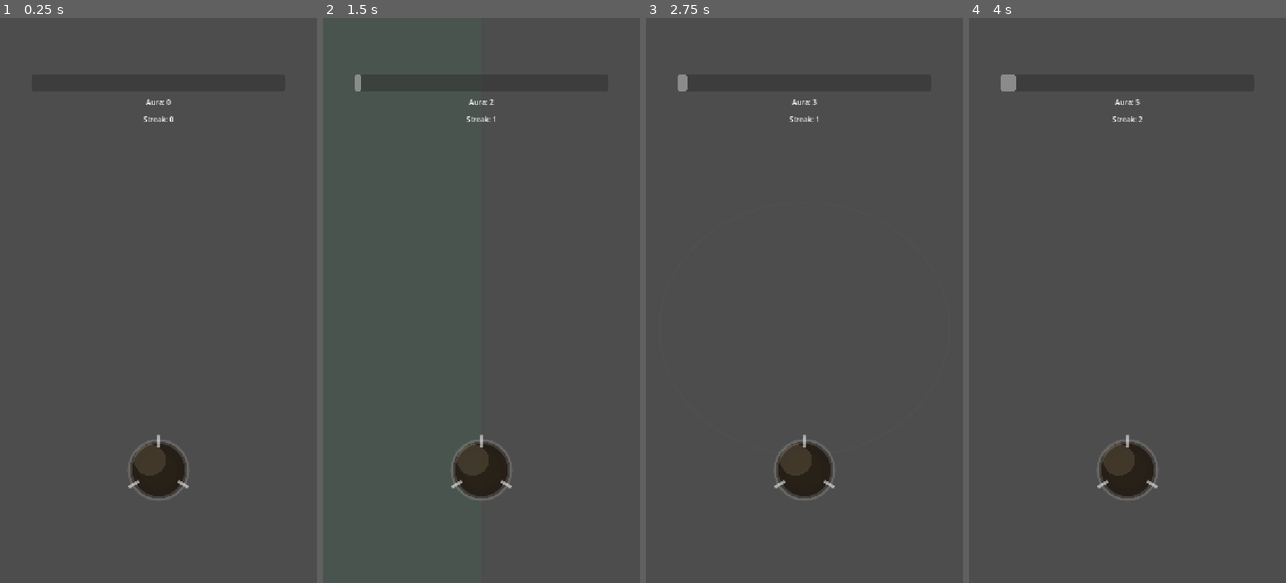
Above: before the commit, frames 1-4 (left to right).
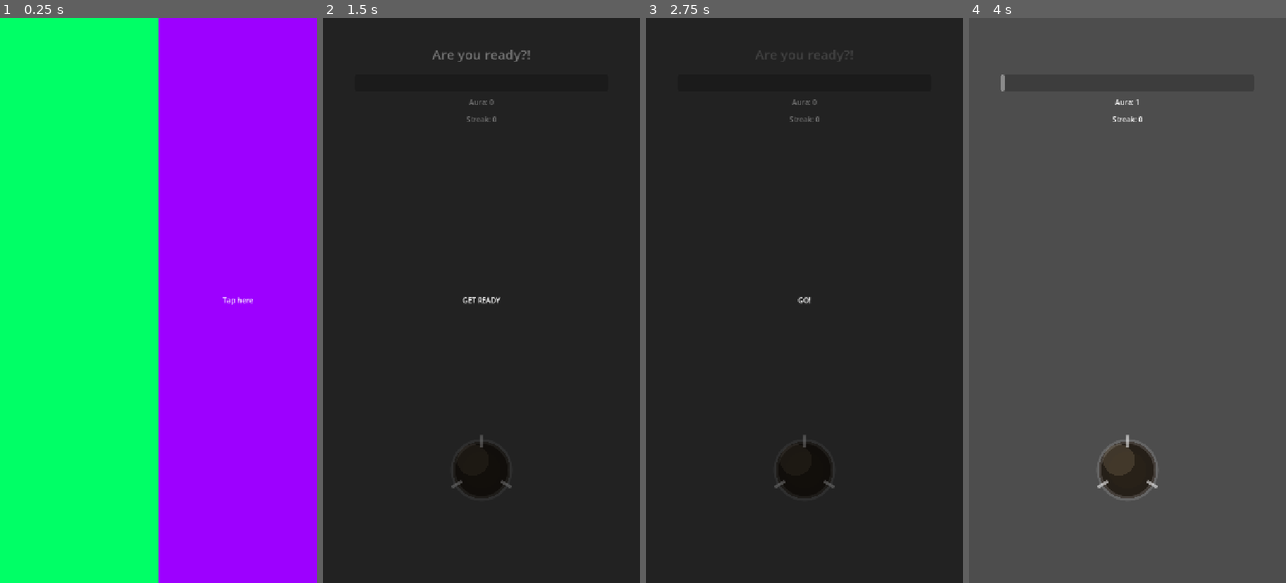
Above: after the commit, the same moments.

Repository: engjuliocez4r/auramax
Game: Godot game, scene res://scenes/duel.tscn
The game is run twice, just before and just after one commit, with the same random seed, the same clock (stepped at 60 frames per second) and the same inputs.
Inputs (mouse positions are in pixels of both pictures, inside the frame that each line leads up to):
- Up to frame 1 (0.25 s): no input
- Up to frame 2 (1.5 s): tap Enter at 0.5 s; move the mouse to (551, 272) at 0.52 s; click (551, 272) at 0.67 s; drag from (418, 328) to (465, 413) at 1.27 s
- Up to frame 3 (2.75 s): tap Space at 2 s; move the mouse to (836, 176) at 2.02 s; click (836, 176) at 2.17 s
- Up to frame 4 (4 s): tap Enter at 2.75 s; drag from (1111, 413) to (1032, 215) at 2.77 s; move the mouse to (1222, 385) at 3.52 s; click (1222, 385) at 3.67 s

The runs differ from the first frame. In frame 1, 100% of the frame differs, in the area x 0-100%, y 0-100%; in frame 2, 99%; in frame 3, 99%; in frame 4, 0.1%.

Commit message:
Pre-duel ready screen and first-time side demonstration
Co-Authored-By: Claude Sonnet 5 <noreply@anthropic.com>

Diff:
--- a/assets/i18n/announcer_lines.csv
+++ b/assets/i18n/announcer_lines.csv
@@ -19,3 +19,11 @@
 announcer_milestone_tier3_b,THE CROWD IS ROARING!!!,A MULTIDÃO ESTÁ RUGINDO!!!,¡LA MULTITUD RUGE!!!,LA FOULE RUGIT !!!,DIE MENGE TOBT!!!,LA FOLLA RUGGISCE!!!
 announcer_burst_fired_a,BURST!!!,BURST!!!,¡BURST!!!,BURST !!!,BURST!!!,BURST!!!
 announcer_burst_fired_b,IT'S GOING OFF!!!,EXPLODIU TUDO!!!,¡EXPLOTÓ TODO!!!,ÇA EXPLOSE !!!,ES EXPLODIERT!!!,STA ESPLODENDO TUTTO!!!
+announcer_ready_call_a,Are you ready?!,Estás pronto?!,¿Estás listo?!,Prêt à jouer ?!,Bist du bereit?!,Sei pronto?!
+announcer_ready_call_b,Let's go!,Força!,¡Vamos!,Allez !,Auf geht's!,Forza!
+ready_text_get_ready,GET READY,PREPARA-TE,PREPÁRATE,PRÊT ?,MACH DICH BEREIT,PREPARATI
+ready_text_go,GO!,VAI!,¡VAMOS!,GO !,LOS!,VIA!
+ready_text_count_3,3,3,3,3,3,3
+ready_text_count_2,2,2,2,2,2,2
+ready_text_count_1,1,1,1,1,1,1
+side_demo_tap_here,Tap here,Clica aqui,Toca aquí,Touche ici,Hier tippen,Tocca qui
--- a/scenes/duel.tscn
+++ b/scenes/duel.tscn
@@ -1,9 +1,11 @@
-[gd_scene load_steps=5 format=3]
+[gd_scene load_steps=7 format=3]
 
 [ext_resource type="Script" path="res://scripts/duel.gd" id="1"]
 [ext_resource type="PackedScene" path="res://scenes/announcer.tscn" id="2"]
 [ext_resource type="Script" path="res://scripts/power_ring.gd" id="3"]
 [ext_resource type="Script" path="res://scripts/burst_core.gd" id="4"]
+[ext_resource type="PackedScene" path="res://scenes/side_demo.tscn" id="5"]
+[ext_resource type="PackedScene" path="res://scenes/get_ready.tscn" id="6"]
 
 [node name="Duel" type="Control"]
 anchor_right = 1.0
@@ -66,3 +68,7 @@
 emitting = false
 
 [node name="Announcer" parent="." instance=ExtResource("2")]
+
+[node name="SideDemo" parent="." instance=ExtResource("5")]
+
+[node name="GetReady" parent="." instance=ExtResource("6")]
--- /dev/null
+++ b/scenes/get_ready.tscn
@@ -0,0 +1,25 @@
+[gd_scene load_steps=2 format=3]
+
+[ext_resource type="Script" path="res://scripts/get_ready.gd" id="1"]
+
+[node name="GetReady" type="Control"]
+anchor_right = 1.0
+anchor_bottom = 1.0
+mouse_filter = 0
+script = ExtResource("1")
+
+[node name="Backdrop" type="ColorRect" parent="."]
+anchor_right = 1.0
+anchor_bottom = 1.0
+mouse_filter = 0
+color = Color(0, 0, 0, 0.55)
+
+[node name="CountdownLabel" type="Label" parent="."]
+anchor_right = 1.0
+anchor_bottom = 1.0
+mouse_filter = 2
+horizontal_alignment = 1
+vertical_alignment = 1
+
+[node name="CrowdPlayer" type="AudioStreamPlayer" parent="."]
+bus = "SFX"
--- /dev/null
+++ b/scenes/side_demo.tscn
@@ -0,0 +1,36 @@
+[gd_scene load_steps=2 format=3]
+
+[ext_resource type="Script" path="res://scripts/side_demo.gd" id="1"]
+
+[node name="SideDemo" type="Control"]
+anchor_right = 1.0
+anchor_bottom = 1.0
+mouse_filter = 0
+script = ExtResource("1")
+
+[node name="LeftCurtain" type="ColorRect" parent="."]
+anchor_right = 0.5
+anchor_bottom = 1.0
+mouse_filter = 2
+color = Color(0, 1, 0.4, 1)
+
+[node name="RightCurtain" type="ColorRect" parent="."]
+anchor_left = 0.5
+anchor_right = 1.0
+anchor_bottom = 1.0
+mouse_filter = 2
+color = Color(0.615686, 0, 1, 1)
+
+[node name="LeftLabel" type="Label" parent="LeftCurtain"]
+anchor_right = 1.0
+anchor_bottom = 1.0
+mouse_filter = 2
+horizontal_alignment = 1
+vertical_alignment = 1
+
+[node name="RightLabel" type="Label" parent="RightCurtain"]
+anchor_right = 1.0
+anchor_bottom = 1.0
+mouse_filter = 2
+horizontal_alignment = 1
+vertical_alignment = 1
--- a/scripts/announcer.gd
+++ b/scripts/announcer.gd
@@ -27,6 +27,7 @@
 	"milestone_tier_2": ["announcer_milestone_tier2_a", "announcer_milestone_tier2_b"],
 	"milestone_tier_3": ["announcer_milestone_tier3_a", "announcer_milestone_tier3_b"],
 	"burst_fired": ["announcer_burst_fired_a", "announcer_burst_fired_b"],
+	"ready_call": ["announcer_ready_call_a", "announcer_ready_call_b"],
 }
 
 @onready var _line_label: Label = $LineLabel
@@ -65,6 +66,8 @@
 		host.streak_changed.connect(_on_host_streak_changed)
 	if host.has_signal("burst_started"):
 		host.burst_started.connect(_on_host_burst_started)
+	if host.has_signal("ready_screen_started"):
+		host.ready_screen_started.connect(_on_host_ready_screen_started)
 
 
 func _on_host_streak_changed(new_streak: int) -> void:
@@ -83,6 +86,11 @@
 	# own top-energy line, plus the crowd roar sound hook below.
 	announce("burst_fired")
 	_play_crowd_roar()
+
+
+func _on_host_ready_screen_started() -> void:
+	# Ritual call to attention before every duel (design point 54).
+	announce("ready_call")
 
 
 func _pick_energy_tier(milestone_index: int) -> int:
--- a/scripts/duel.gd
+++ b/scripts/duel.gd
@@ -46,6 +46,7 @@
 signal burst_meter_changed(fill_ratio: float)
 signal burst_started()
 signal burst_ended()
+signal ready_screen_started() # Emitted right as the pre-duel ready screen begins; announcer reacts to it.
 
 @export var base_aura: float = 1.0
 @export var streak_bonus_step: float = 0.1
@@ -125,10 +126,13 @@
 @onready var _burst_core: BurstCore = $BurstCore
 @onready var _burst_tint: ColorRect = $BurstTint
 @onready var _confetti: GPUParticles2D = $ConfettiParticles
+@onready var _side_demo: SideDemo = $SideDemo
+@onready var _get_ready: GetReady = $GetReady
 
 var intensity: float = 0.0
 var burst_meter: float = 0.0 # Savings, not the current moment: only ever grows, independent of streak resets.
 var is_bursting: bool = false # No state enum — a flag layered on top of tap/streak logic; never gates input.
+var is_duel_active: bool = false # No state enum — gates _handle_tap only. Set true once the ready screen finishes.
 
 var _last_touch_press_time_ms: int = -1000000
 var _last_side: String = ""
@@ -173,6 +177,10 @@
 	get_viewport().size_changed.connect(_layout_confetti)
 	_update_labels()
 
+	_side_demo.demo_finished.connect(_on_demo_finished)
+	_get_ready.ready_finished.connect(_on_ready_finished)
+	_start_pre_duel_sequence()
+
 
 func _process(delta: float) -> void:
 	_check_streak_timeout()
@@ -237,6 +245,8 @@
 # ─── Core logic ─────────────────────────────────────────────────────────
 
 func _handle_tap(side: String) -> void:
+	if not is_duel_active:
+		return
 	var now_ms := Time.get_ticks_msec()
 
 	if _last_side != "" and side == _last_side:
@@ -337,6 +347,32 @@
 	burst_meter = 0.0
 	burst_ended.emit()
 	burst_meter_changed.emit(burst_meter)
+
+
+# ─── Pre-duel sequencing (ready screen + first-time demo) ───────────────
+# First ever launch: side demo, then ready screen, then play. Every launch
+# after that: ready screen, then play. Neither step touches is_duel_active
+# until the ready screen actually finishes — see _on_ready_finished().
+
+func _start_pre_duel_sequence() -> void:
+	if GameState.has_seen_demo:
+		_start_ready_screen()
+	else:
+		_side_demo.play()
+
+
+func _on_demo_finished() -> void:
+	GameState.mark_demo_seen()
+	_start_ready_screen()
+
+
+func _start_ready_screen() -> void:
+	ready_screen_started.emit()
+	_get_ready.play()
+
+
+func _on_ready_finished() -> void:
+	is_duel_active = true
 
 
 # ─── Presentation (signal-driven; safe to replace independently) ────────
--- a/scripts/game_state.gd
+++ b/scripts/game_state.gd
@@ -20,6 +20,7 @@
 
 const SECTION_PLAYER := "player"
 const SECTION_COSMETICS := "cosmetics"
+const SECTION_PROGRESS := "progress"
 
 const MAX_PLAYER_NAME_LENGTH := 16
 const DEFAULT_PLAYER_NAME := "Player"
@@ -33,6 +34,7 @@
 var coins: int = 0
 var owned_cosmetics: Array = []
 var equipped_cosmetics: Dictionary = {}
+var has_seen_demo: bool = false # Side demonstration (DESIGN.md point 55) only ever runs once per install.
 
 var _config := ConfigFile.new()
 
@@ -92,6 +94,13 @@
 	cosmetics_changed.emit()
 
 
+func mark_demo_seen() -> void:
+	if has_seen_demo:
+		return
+	has_seen_demo = true
+	_save()
+
+
 func _load() -> void:
 	var err := _config.load(SAVE_PATH)
 	if err != OK:
@@ -104,6 +113,7 @@
 	coins = _config.get_value(SECTION_PLAYER, "coins", 0)
 	owned_cosmetics = _config.get_value(SECTION_COSMETICS, "owned", [])
 	equipped_cosmetics = _config.get_value(SECTION_COSMETICS, "equipped", {})
+	has_seen_demo = _config.get_value(SECTION_PROGRESS, "has_seen_demo", false)
 
 
 func _save() -> void:
@@ -114,4 +124,5 @@
 	_config.set_value(SECTION_PLAYER, "coins", coins)
 	_config.set_value(SECTION_COSMETICS, "owned", owned_cosmetics)
 	_config.set_value(SECTION_COSMETICS, "equipped", equipped_cosmetics)
+	_config.set_value(SECTION_PROGRESS, "has_seen_demo", has_seen_demo)
 	_config.save(SAVE_PATH)
--- /dev/null
+++ b/scripts/get_ready.gd
@@ -0,0 +1,85 @@
+extends Control
+class_name GetReady
+## Pre-duel ready screen (DESIGN.md point 54). Ritual, not tutorial — shown
+## before every duel, first play or thousandth.
+##
+## Self-contained: duel.gd only ever calls play() and listens for
+## ready_finished(). Sits on top of the play area with mouse_filter STOP so
+## taps during the countdown are silently swallowed here rather than
+## reaching LeftZone/RightZone underneath — belt-and-suspenders alongside
+## duel.gd's own is_duel_active gate.
+##
+## Two countdown presentations live side by side behind countdown_mode so
+## they can be A/B tested by feel: TEXT ("GET READY" then "GO") and NUMERIC
+## (3, 2, 1, GO). Neither is the "right" one yet — that's the point of
+## keeping both.
+
+signal ready_finished()
+
+enum CountdownMode { TEXT, NUMERIC }
+
+@export var countdown_mode: CountdownMode = CountdownMode.TEXT
+@export var ready_duration: float = 2.0 # Total seconds end to end — short by design; this is ritual, not a barrier.
+@export var backdrop_alpha: float = 0.55
+
+const CROWD_SOUND_PATH := "res://assets/audio/sfx/crowd_anticipation.ogg"
+
+@onready var _backdrop: ColorRect = $Backdrop
+@onready var _label: Label = $CountdownLabel
+@onready var _crowd_player: AudioStreamPlayer = $CrowdPlayer
+
+
+func _ready() -> void:
+	hide()
+	mouse_filter = MOUSE_FILTER_IGNORE
+
+
+## Called by duel.gd before every duel, after the first-time side
+## demonstration (if any) has finished.
+func play() -> void:
+	show()
+	mouse_filter = MOUSE_FILTER_STOP
+	_backdrop.color.a = backdrop_alpha
+	_play_crowd_sound()
+
+	if countdown_mode == CountdownMode.NUMERIC:
+		_run_numeric_countdown()
+	else:
+		_run_text_countdown()
+
+
+func _run_text_countdown() -> void:
+	var half := ready_duration * 0.5
+	_label.text = tr("ready_text_get_ready")
+	var tween := create_tween()
+	tween.tween_interval(half)
+	tween.tween_callback(func() -> void: _label.text = tr("ready_text_go"))
+	tween.tween_interval(half)
+	tween.tween_callback(_finish)
+
+
+func _run_numeric_countdown() -> void:
+	var step := ready_duration / 4.0
+	var tween := create_tween()
+	_label.text = tr("ready_text_count_3")
+	tween.tween_interval(step)
+	tween.tween_callback(func() -> void: _label.text = tr("ready_text_count_2"))
+	tween.tween_interval(step)
+	tween.tween_callback(func() -> void: _label.text = tr("ready_text_count_1"))
+	tween.tween_interval(step)
+	tween.tween_callback(func() -> void: _label.text = tr("ready_text_go"))
+	tween.tween_interval(step)
+	tween.tween_callback(_finish)
+
+
+func _play_crowd_sound() -> void:
+	if not ResourceLoader.exists(CROWD_SOUND_PATH):
+		return # No crowd audio shipped yet — the ready screen still runs silently on this front.
+	_crowd_player.stream = load(CROWD_SOUND_PATH)
+	_crowd_player.play()
+
+
+func _finish() -> void:
+	hide()
+	mouse_filter = MOUSE_FILTER_IGNORE
+	ready_finished.emit()
--- /dev/null
+++ b/scripts/side_demo.gd
@@ -0,0 +1,99 @@
+extends Control
+class_name SideDemo
+## First-contact-only side demonstration (DESIGN.md point 55).
+##
+## Self-contained and driven entirely by duel.gd calling play(): the two
+## halves start as fully opaque curtains (matching LeftZone/RightZone's own
+## colors), the purple side flashes a "tap here" label, then the green side
+## does the same, then the curtains open to reveal the play area. Teaches by
+## demonstration, never by tutorial text.
+##
+## A tap at any point cuts the whole sequence short and jumps straight to
+## opening the curtains — whoever already knows the mechanic skips it,
+## whoever doesn't gets taught. Input during the demo never reaches
+## duel.gd's tap handler: LeftCurtain/RightCurtain/their labels are
+## mouse_filter IGNORE, so presses fall through to this control's own
+## _gui_input below instead of scoring as gameplay.
+
+signal demo_finished()
+
+@export var demo_flash_duration: float = 0.9 # Seconds each side's "tap here" label stays flashed.
+@export var curtain_open_duration: float = 0.6 # Seconds for the curtains to fade to the resting transparent state.
+
+# Must match LeftZone/RightZone's colors in duel.tscn exactly — same zones, just opaque for this one moment.
+const LEFT_CURTAIN_COLOR := Color(0, 1, 0.4)
+const RIGHT_CURTAIN_COLOR := Color(0.615686, 0, 1)
+
+@onready var _left_curtain: ColorRect = $LeftCurtain
+@onready var _right_curtain: ColorRect = $RightCurtain
+@onready var _left_label: Label = $LeftCurtain/LeftLabel
+@onready var _right_label: Label = $RightCurtain/RightLabel
+
+var _finished: bool = true
+var _tween: Tween
+
+
+func _ready() -> void:
+	_left_curtain.color = LEFT_CURTAIN_COLOR
+	_right_curtain.color = RIGHT_CURTAIN_COLOR
+	_left_label.text = tr("side_demo_tap_here")
+	_right_label.text = tr("side_demo_tap_here")
+	hide()
+	mouse_filter = MOUSE_FILTER_IGNORE
+
+
+## Called by duel.gd on first-ever launch, before the ready screen.
+func play() -> void:
+	_finished = false
+	show()
+	mouse_filter = MOUSE_FILTER_STOP
+	_left_curtain.color.a = 1.0
+	_right_curtain.color.a = 1.0
+	_left_label.modulate.a = 0.0
+	_right_label.modulate.a = 0.0
+
+	_tween = create_tween()
+	_tween.tween_property(_right_label, "modulate:a", 1.0, demo_flash_duration * 0.3)
+	_tween.tween_property(_right_label, "modulate:a", 0.0, demo_flash_duration * 0.7)
+	_tween.tween_property(_left_label, "modulate:a", 1.0, demo_flash_duration * 0.3)
+	_tween.tween_property(_left_label, "modulate:a", 0.0, demo_flash_duration * 0.7)
+	_tween.tween_callback(_open_curtains)
+
+
+func _gui_input(event: InputEvent) -> void:
+	if _finished:
+		return
+	if _is_tap_event(event):
+		if _tween:
+			_tween.kill()
+		_open_curtains()
+
+
+func _is_tap_event(event: InputEvent) -> bool:
+	if event is InputEventScreenTouch:
+		return event.pressed
+	if event is InputEventMouseButton:
+		return event.pressed and event.button_index == MOUSE_BUTTON_LEFT
+	return false
+
+
+func _open_curtains() -> void:
+	if _finished:
+		return
+	_left_label.modulate.a = 0.0
+	_right_label.modulate.a = 0.0
+	var tween := create_tween()
+	tween.set_parallel(true)
+	tween.tween_property(_left_curtain, "color:a", 0.0, curtain_open_duration)
+	tween.tween_property(_right_curtain, "color:a", 0.0, curtain_open_duration)
+	tween.set_parallel(false)
+	tween.tween_callback(_finish)
+
+
+func _finish() -> void:
+	if _finished:
+		return
+	_finished = true
+	hide()
+	mouse_filter = MOUSE_FILTER_IGNORE
+	demo_finished.emit()
Not shown, changed: DESIGN.md
